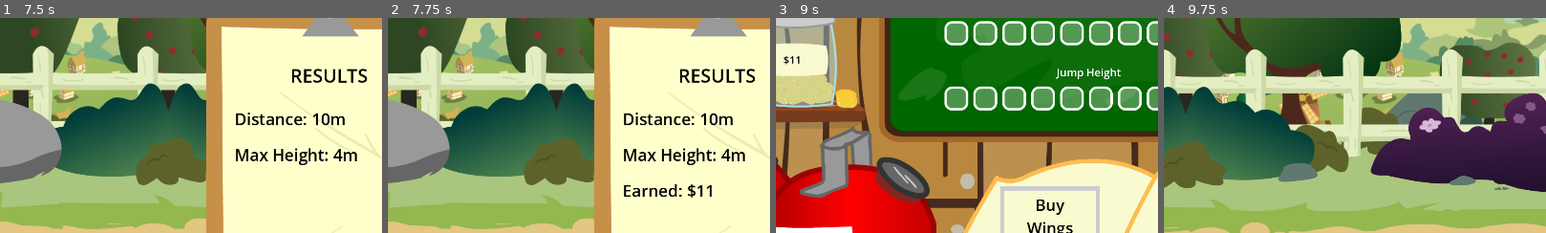
Above: before the commit, frames 1-4 (left to right).
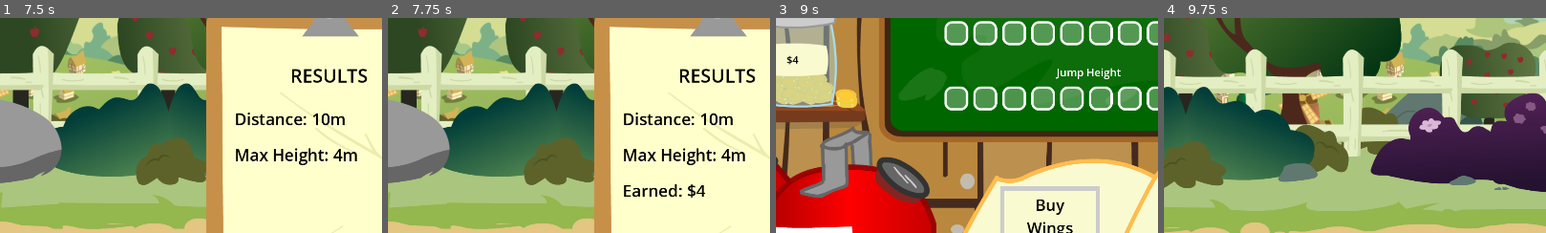
Above: after the commit, the same moments.

Repository: 100-Devs-1-Game/FlightOfHarmony
Game: Godot game, scene res://shop/shop.tscn
Same seed, same stepped clock (60 frames per second), same inputs: the game is played once before the commit and once after it.
Inputs (mouse positions are % of the whole screen's width and height, from its top left):
- Up to frame 1 (7.5 s): click (90, 87) at 0.5 s; move the mouse to (72, 45) at 1.27 s; hold D (rotate_right) 1.28-2.03 s; hold Space (propulsion) 1.28-2.03 s; move the mouse to (30, 55) at 2.02 s; hold Down (ui_down) 2.03-2.78 s; tap Space (propulsion) every 1.5 s from 2.1 to 6.6 s; move the mouse to (60, 28) at 2.77 s; hold D (rotate_right) 2.78-3.53 s; hold Space (propulsion) 2.78-3.53 s; move the mouse to (45, 70) at 3.52 s; hold Up (ui_up) 3.53-4.28 s; move the mouse to (80, 65) at 4.27 s; hold Space (propulsion) 4.28-5.03 s; hold A (rotate_left) 4.28-5.78 s; move the mouse to (20, 35) at 5.02 s; move the mouse to (55, 50) at 5.77 s; hold Down (ui_down) 5.78-6.53 s; hold Space (propulsion) 5.78-6.53 s; move the mouse to (35, 25) at 6.52 s; hold D (rotate_right) 6.53-7.28 s; move the mouse to (72, 45) at 7.27 s; hold Up (ui_up) from 7.28 s (still down); hold Space (propulsion) from 7.28 s (still down)
- Up to frame 2 (7.75 s): keep holding Up (ui_up); keep holding Space (propulsion)
- Up to frame 3 (9 s): move the mouse to (30, 55) at 8.02 s; release Up (ui_up) at 8.03 s; release Space (propulsion) at 8.03 s; hold D (rotate_right) 8.03-8.75 s; tap Space (propulsion) at 8.1 s; click "Return" at 8.75 s
- Up to frame 4 (9.75 s): click (90, 87) at 9.5 s
The pictures show only the part of the screen within x 6-56%, y 10-60%; the shares and areas given below are measured in that part.

Frame 1 is identical in both runs. In frame 2, 0.1% of the frame differs, in the area x 80-85%, y 77-84%; in frame 3, 0.1%, in the area x 2-7%, y 17-22%; in frame 4, nothing differs.

Commit message:
Sqrt the earnings

Diff:
--- a/src/flight/flight_scene.gd
+++ b/src/flight/flight_scene.gd
@@ -35,7 +35,7 @@
 
 	var distance_m = int(roundi(player.get_distance())) / 100
 	var height_m = int(roundi(_max_height)) / 100
-	var money_earned: int = max(0, int(roundi((distance_m + height_m) / 2.0 * 1.5)))
+	var money_earned: int = max(0, roundi(sqrt(distance_m + height_m)))
 	var interest_rate: float= get_interest_rate()
 	var bonus: int= money_earned * interest_rate
 
